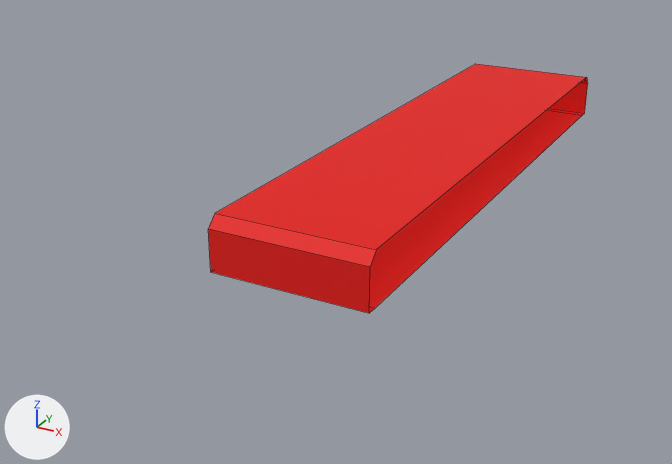
The FBX model Roads/SM_Road_Basic.fbx: old version first, new version second.
One viewpoint serves both versions: a 50 mm camera at (14.3, -35.2, 11.9) aimed at (-3.2, -3.3, -4.0). The lights are fixed; the arrows at lower left show +X, +Y and +Z. Mesh edges are drawn as thin lines.
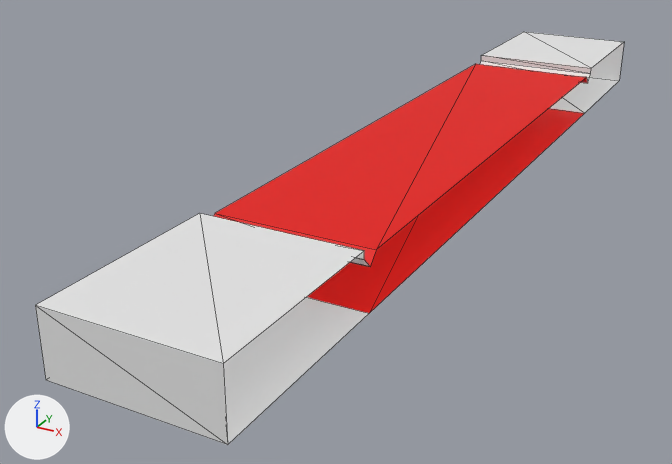
Where the newer file only moved an object's origin or applied its transform, the numbers keep the older frame.

Boxes [x1, y1, x2, y2] around the edits, measured in the pictures (672 x 464 px):
```json
{"object": "Cube", "change": "reshaped", "before": [208, 64, 588, 313], "after": [35, 32, 624, 445], "on screen": "55% wider, 66% taller"}
```

Scene script edits in JSON lines:
```json
{"op": "add", "block": "mat_m_sidewalk", "code": ["mat_m_sidewalk = principled_material('M_Sidewalk')", "mat_m_sidewalk.base_color = (0.8, 0.8, 0.8)  # white #e7e7e7", "mat_m_sidewalk.roughness = 0.69"]}
{"block": "me_cube", "where": "# used by ob_cube; location = (0.0, 0.0, 0.0)"}
{"op": "remove", "block": "me_cube", "code": "me_cube.from_pydata(...)  # 16 vertices, 8 faces; spans x -3.0..3.0, y -12.4..12.4, z -2.0..0.0"}
{"op": "add", "block": "me_cube", "code": "me_cube.from_pydata(...)  # 30 vertices, 28 faces; spans x -3.0..3.0, y -20.0..20.0, z -2.0..0.3"}
{"block": "me_cube", "change": "me_cube part 1"}
{"block": "me_cube", "change": "2 vertices are removed from x -3.0..3.0, y -12.0..12.0, z -2.0"}
{"block": "me_cube", "change": "8 faces are deleted"}
{"block": "me_cube", "change": "2 vertices move from x -3.0..3.0, y -12.0..12.0, z -2.0 to x -3.0..3.0, y -20.0..20.0, z -2.0"}
{"block": "me_cube", "change": "8 vertices are added at x -3.0, y -20.0..20.0, z -2.0..0.3"}
{"block": "me_cube", "change": "8 new vertices lie (6.0, 0.0, 0.0) away from vertices in x -3.0, y -20.0..20.0, z -2.0..0.3"}
{"block": "me_cube", "change": "8 new faces join them, mat_m_road_highway (red #e70b00)"}
{"block": "me_cube", "change": "20 new faces join them, mat_m_sidewalk (white #e7e7e7)"}
{"op": "add", "block": "me_cube", "code": "me_cube.materials.append(mat_m_sidewalk)  # white #e7e7e7"}
```
